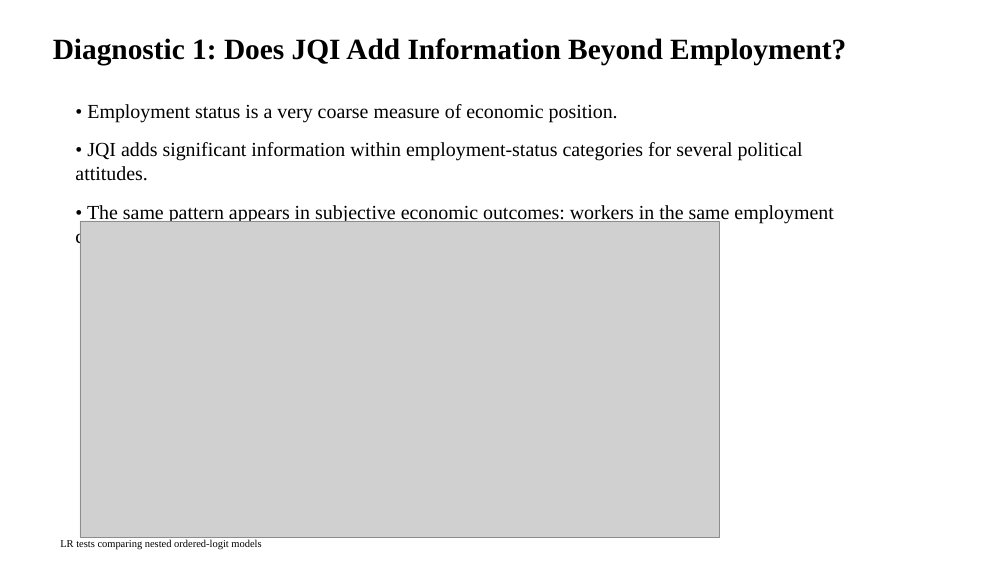
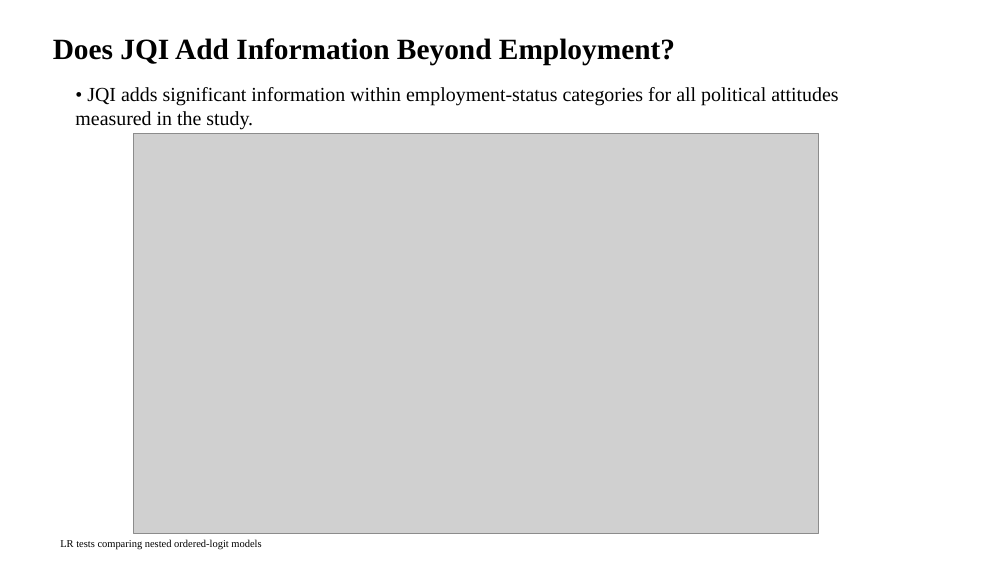
Before and after one commit to chosam2322/Precariat_Politics, a slide deck: slide 11 of Harvard_RaceWorkshop_amended.pptx (slide 10 before the commit). Drawn at 1008x567 pixels with LibreOffice and Linux fonts; fonts in the diff are those of the drawing; grey boxes stand for pictures. Boxes give left, top, right and bottom in pixels: in the first picture for what was removed or moved away, otherwise in the second. Text is boxed around its words. In the diff, an @@ line names an element or a change of style, - is before the commit and + after.

```diff
--- a/Harvard_RaceWorkshop_amended.pptx
+++ b/Harvard_RaceWorkshop_amended.pptx
@@ text at [53, 38, 675, 65]: text changed @@
-Diagnostic 1: Does JQI Add Information Beyond Employment?
+Does JQI Add Information Beyond Employment?
@@ text at [75, 87, 838, 130]: text changed @@
-• Employment status is a very coarse measure of economic position.
-• JQI adds significant information within employment-status categories for several political attitudes.
-• The same pattern appears in subjective economic outcomes: workers in the same employment category can occupy very different job-quality environments.
+• JQI adds significant information within employment-status categories for all political attitudes measured in the study.
@@ picture: place and size @@
-picture at [80, 221, 720, 538]
+picture at [134, 133, 819, 533]
```
Also in this commit, not shown: 7 other slides changed, 11 slides added, 5 slides removed, 12 other files.
